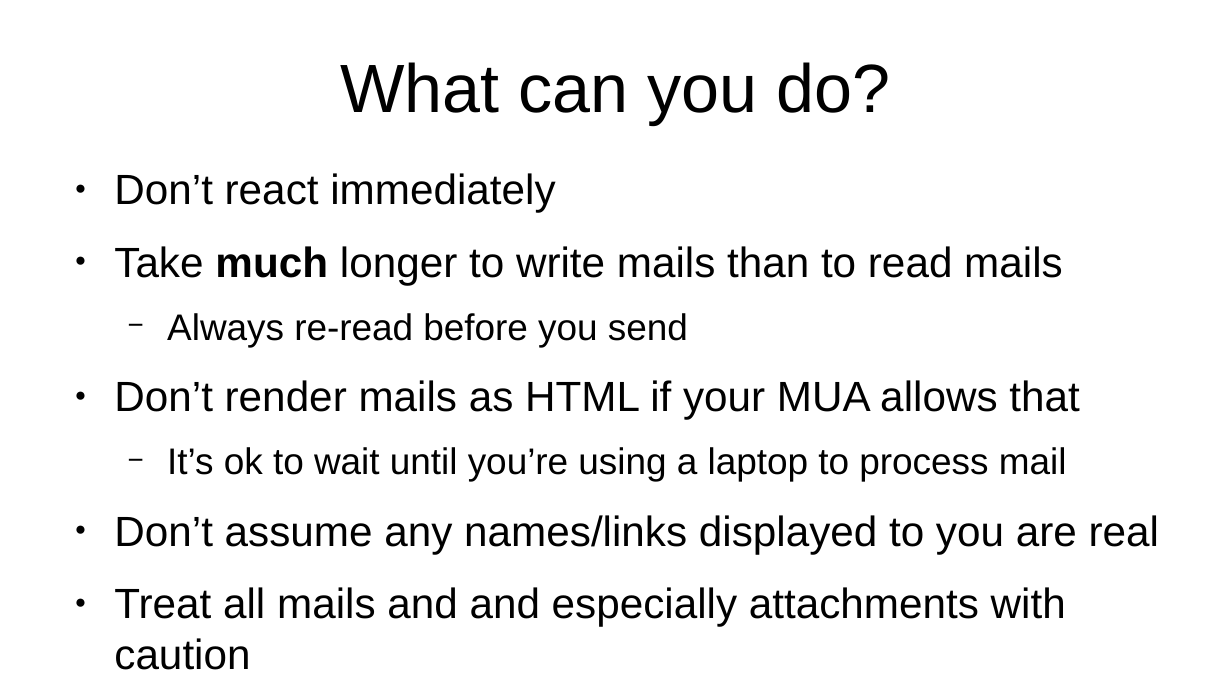
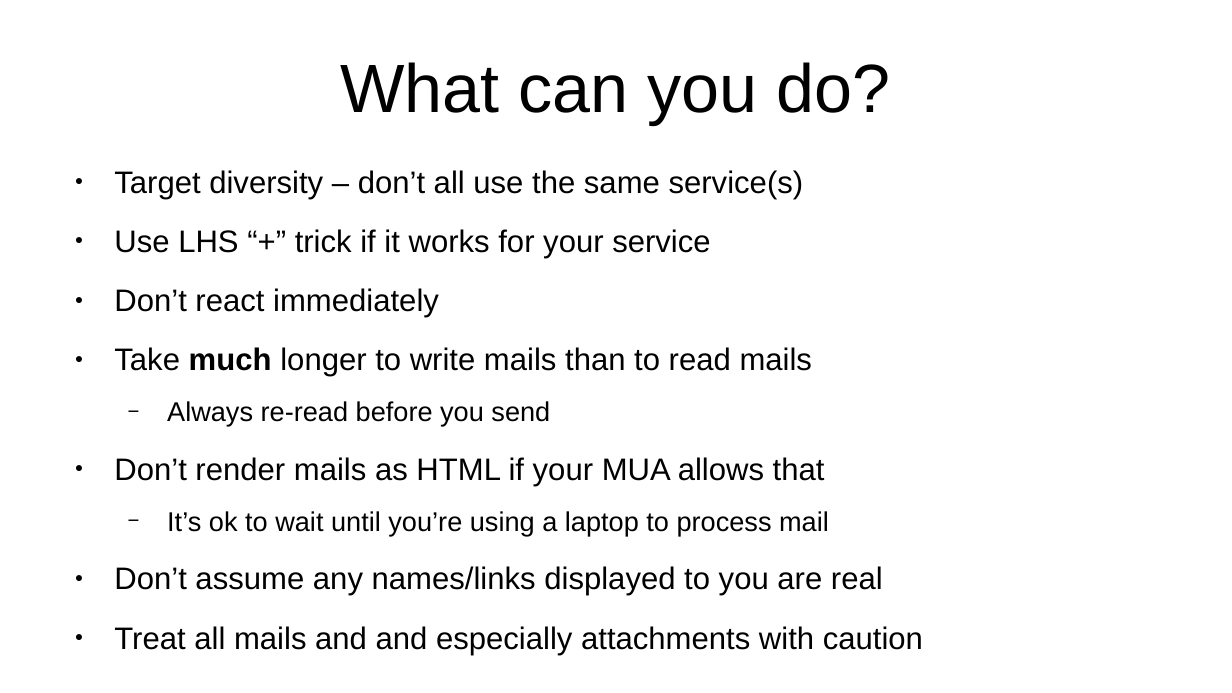
Before and after one commit to sftcd/witidtm, a slide deck: slide 25 of lectures/1100-mail.odp. Drawn at 1232x693 pixels with LibreOffice and Linux fonts; fonts in the diff are those of the drawing. Boxes give left, top, right and bottom in pixels: in the first picture for what was removed or moved away, otherwise in the second. Text is boxed around its words. In the diff, an @@ line names an element or a change of style, - is before the commit and + after.

```diff
--- a/lectures/1100-mail.odp
+++ b/lectures/1100-mail.odp
@@ text at <box>114,170,804,258</box>: paragraphs added @@
+● Target diversity – don’t all use the same service(s)
+● Use LHS “+” trick if it works for your service
@@ text at <box>114,288,923,655</box>: size 27.2 to 20 pt in "Don’t react immediately", "Take much longer to write mails than ...", "Don’t render mails as HTML if your ...", "Don’t assume any names/links displayed to you ..." and 1 more places; size 23.8 to 17.5 pt in "Always re-read before you send", "It’s ok to wait until you’re using ..." @@
```
Also in this commit, not shown: 2 other slides changed, 1 other file.
